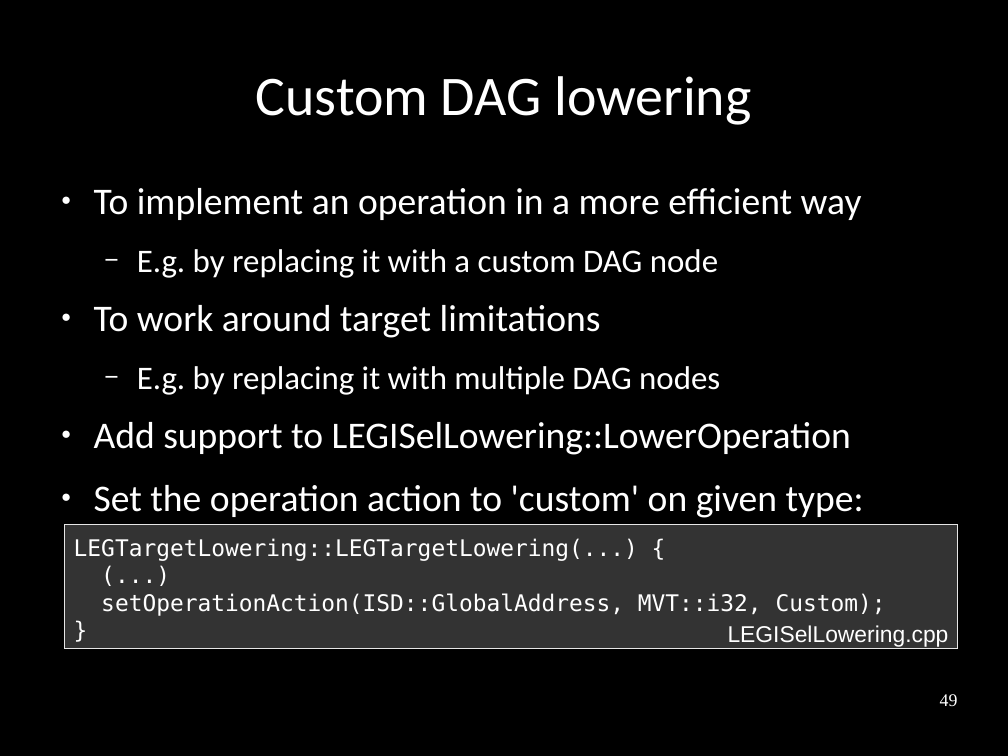
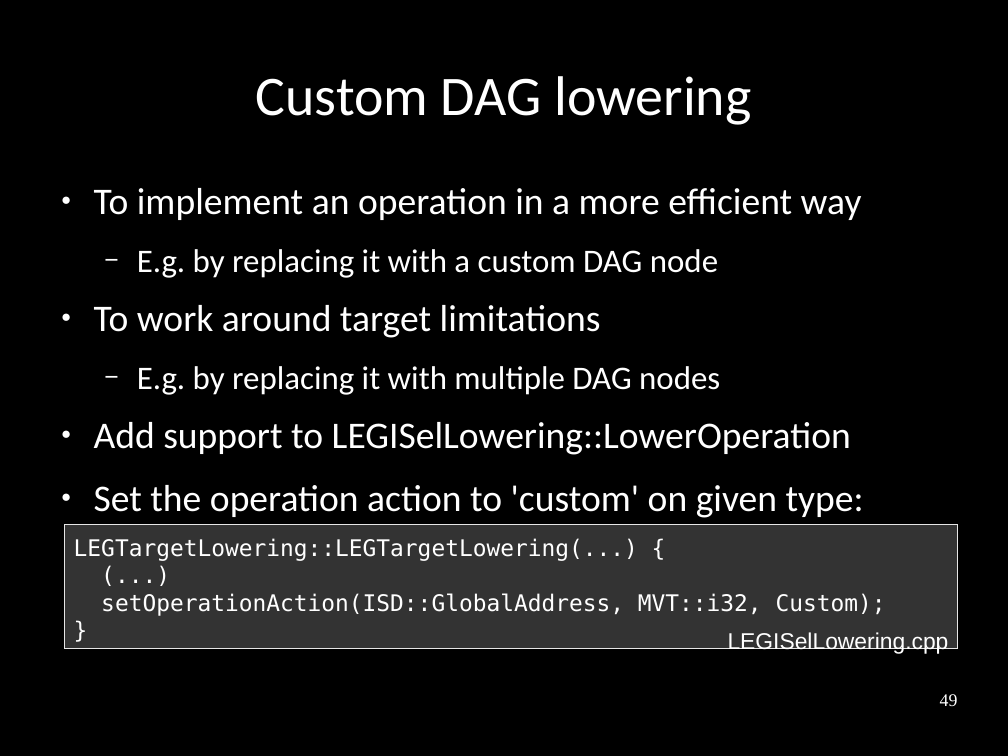
Before and after one commit to frasercrmck/llvm-leg, a slide deck: slide 49 of docs/Codeplay/Slides.odp. Drawn at 1008x756 pixels with LibreOffice and Linux fonts; fonts in the diff are those of the drawing. Boxes give left, top, right and bottom in pixels: in the first picture for what was removed or moved away, otherwise in the second. Text is boxed around its words. In the diff, an @@ line names an element or a change of style, - is before the commit and + after.

Commit message:
Fix layout.

```diff
--- a/docs/Codeplay/Slides.odp
+++ b/docs/Codeplay/Slides.odp
@@ text "LEGISelLowering.cpp": place and size @@
-text "LEGISelLowering.cpp" at [728,625,949,647]
+text "LEGISelLowering.cpp" at [728,632,949,655]
```
Also in this commit, not shown: 24 other slides changed.
